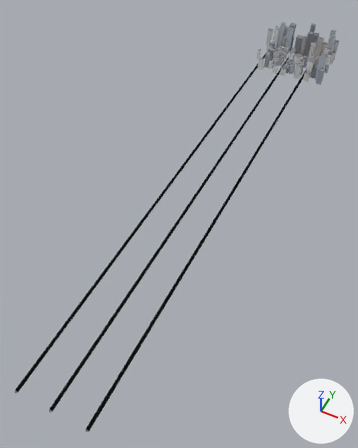
Two versions of the glTF model apps/client/public/cities/tokyo_synth/tiles/-1_-3.glb, one commit apart.
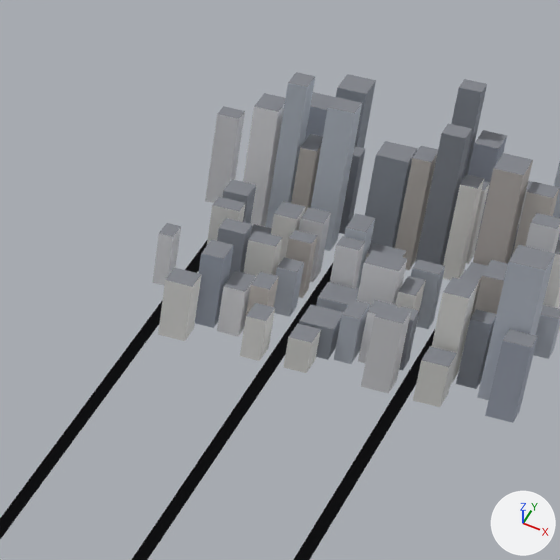
Each version appears first whole from a 50 mm camera at (210.0, -972.0, 912.0) aimed at (-185.0, -182.0, -75.0), and next in a close-up on the part from 64% to 92% of the width and 2% to 24% of the height. Every picture has the same lights, and +X, +Y and +Z are marked at lower right. The older version's two pictures come first. Vertices at exactly the same position are counted once.
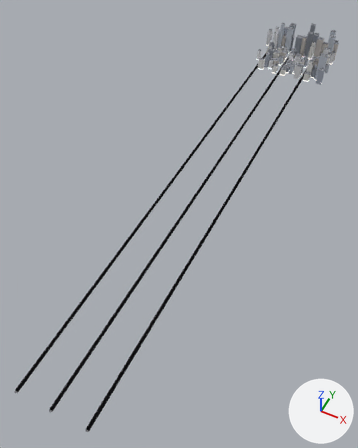
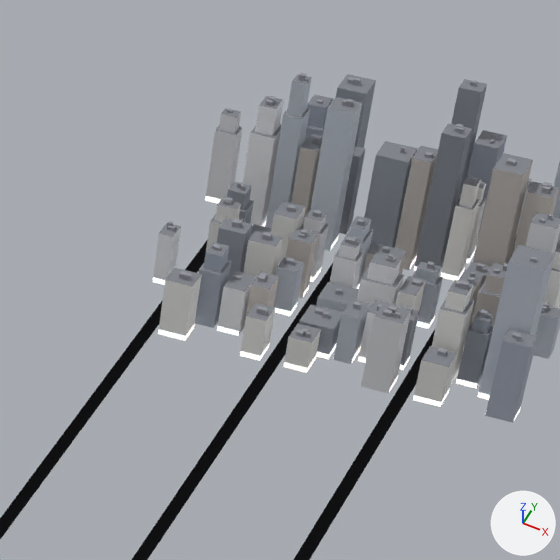
The change, as a diff of the scene's bpy script:
```diff
--- a/apps/client/public/cities/tokyo_synth/tiles/-1_-3.glb.py
+++ b/apps/client/public/cities/tokyo_synth/tiles/-1_-3.glb.py
@@ mat_shop @@
+mat_shop = bpy.data.materials.new('shop')
+mat_shop.use_nodes = True; mat_shop.node_tree.nodes.clear()
+_N = mat_shop.node_tree.nodes; _L = mat_shop.node_tree.links
+n0 = _N.new('ShaderNodeBsdfPrincipled'); n0.name = 'Principled BSDF'
+n0.inputs[28].default_value = 1.0  # 'Emission Strength'
+n1 = _N.new('ShaderNodeOutputMaterial'); n1.name = 'Material Output'
+n2 = _N.new('ShaderNodeVertexColor'); n2.name = 'Color Attribute'
+_L.new(n0.outputs[0], n1.inputs[0])  # 'BSDF' to 'Surface'
+_L.new(n2.outputs[0], n0.inputs[0])  # 'Color' to 'Base Color'
@@ me_mesh_0 @@
-me_mesh_0.from_pydata(...)  # 622 vertices, 746 faces; spans x -262.0..-13.0, y -764.0..764.0, z 0.0..100.0
+me_mesh_0.from_pydata(...)  # 2594 vertices, 2650 faces; spans x -262.0..-13.0, y -764.0..764.0, z 0.0..104.0
+# me_mesh_0 part 1: the loose piece of 8 vertices spanning x -213.0..-196.0, y 694.0..712.0, z 0.0..68.0 is copied, and the copy is scaled about its middle by (0.72, 0.72, 0.202), then moved by (0.0, 0.0, 27.0); it spans x -211.0..-199.0, y 696.0..710.0, z 54.0..68.0
+# me_mesh_0 part 2: the loose piece of 8 vertices spanning x -232.0..-217.0, y 653.0..672.0, z 0.0..81.0 is copied, and the copy is scaled about its middle by (0.72, 0.72, 0.21), then moved by (0.0, 0.0, 32.0); it spans x -230.0..-219.0, y 656.0..669.0, z 64.0..81.0
+# me_mesh_0 part 3: the loose piece of 8 vertices spanning x -232.0..-217.0, y 611.0..627.0, z 0.0..46.0 is copied, and the copy is scaled about its middle by (0.72, 0.72, 0.231), then moved by (0.0, 0.0, 18.0); it spans x -230.0..-219.0, y 613.0..625.0, z 35.0..46.0
+# me_mesh_0 part 4: the loose piece of 8 vertices spanning x -219.0..-205.0, y 535.0..552.0, z 0.0..46.0 is copied, and the copy is scaled about its middle by (0.72, 0.72, 0.231), then moved by (0.0, 0.0, 18.0); it spans x -217.0..-207.0, y 537.0..550.0, z 35.0..46.0
+# me_mesh_0 part 5: the loose piece of 8 vertices spanning x -98.0..-88.0, y 653.0..667.0, z 0.0..62.0 is copied, and the copy is scaled about its middle by (0.72, 0.72, 0.223), then moved by (0.0, 0.0, 24.0); it spans x -97.0..-89.0, y 655.0..665.0, z 48.0..62.0
+# me_mesh_0 part 6: the loose piece of 8 vertices spanning x -100.0..-88.0, y 677.0..688.0, z 0.0..49.0 is copied, and the copy is scaled about its middle by (0.72, 0.72, 0.216), then moved by (0.0, 0.0, 19.0); it spans x -98.0..-89.0, y 679.0..687.0, z 38.0..49.0
+# me_mesh_0 part 7: the loose piece of 8 vertices spanning x -152.0..-140.0, y 608.0..627.0, z 0.0..43.0 is copied, and the copy is scaled about its middle by (0.72, 0.72, 0.174), then moved by (0.0, 0.0, 18.0); it spans x -151.0..-142.0, y 611.0..624.0, z 35.0..43.0
+# me_mesh_0 part 8: the loose piece of 8 vertices spanning x -129.0..-107.0, y 568.0..584.0, z 0.0..46.0 is copied, and the copy is scaled about its middle by (0.72, 0.72, 0.231), then moved by (0.0, 0.0, 18.0); it spans x -126.0..-110.0, y 570.0..582.0, z 35.0..46.0
+# me_mesh_0 part 9: the loose piece of 8 vertices spanning x -152.0..-138.0, y 592.0..603.0, z 0.0..39.0 is copied, and the copy is scaled about its middle by (0.72, 0.72, 0.188), then moved by (0.0, 0.0, 16.0); it spans x -151.0..-140.0, y 593.0..601.0, z 32.0..39.0
+# me_mesh_0 part 10: the loose piece of 8 vertices spanning x -34.0..-20.0, y 611.0..627.0, z 0.0..55.0 is copied, and the copy is scaled about its middle by (0.72, 0.72, 0.191), then moved by (0.0, 0.0, 22.0); it spans x -32.0..-22.0, y 613.0..625.0, z 45.0..55.0
+# me_mesh_0 part 11: the loose piece of 8 vertices spanning x -59.0..-41.0, y 568.0..588.0, z 0.0..55.0 is copied, and the copy is scaled about its middle by (0.72, 0.72, 0.191), then moved by (0.0, 0.0, 22.0); it spans x -56.0..-44.0, y 570.0..585.0, z 45.0..55.0
+# me_mesh_0 part 12: the loose piece of 8 vertices spanning x -72.0..-57.0, y 534.0..552.0, z 0.0..59.0 is copied, and the copy is scaled about its middle by (0.72, 0.72, 0.181), then moved by (0.0, 0.0, 24.0); it spans x -70.0..-59.0, y 536.0..550.0, z 48.0..59.0
+# me_mesh_0 part 13: the loose piece of 8 vertices spanning x -55.0..-42.0, y 540.0..552.0, z 0.0..43.0 is copied, and the copy is scaled about its middle by (0.72, 0.72, 0.174), then moved by (0.0, 0.0, 18.0); it spans x -53.0..-44.0, y 542.0..551.0, z 35.0..43.0
+# me_mesh_0 part 14: 88 vertices moved from x -262.0..-17.0, y 534.0..712.0, z 36.0..100.0 to x -262.0..-17.0, y 534.0..712.0, z 29.0..80.0; 1796 vertices added at x -262.0..-13.0, y 511.0..713.0, z 0.0..104.0
+# other edits to the shape of me_mesh_0 do not show in these pictures
 me_mesh_0.materials.append(mat_road)
@@ me_mesh_0 @@
 me_mesh_0.materials.append(mat_roof)
+me_mesh_0.materials.append(mat_shop)
```

Where the change shows, as pixel boxes (x1, y1, x2, y2) in the close-ups (560 x 560 px):
'Mesh_0', reshaped
    before: (0, 72, 560, 560)
    after: (0, 73, 560, 560)
part 1 of me_mesh_0, added
    after: (307, 94, 333, 129)
part 2 of me_mesh_0, added
    after: (255, 96, 283, 135)
part 3 of me_mesh_0, added
    after: (227, 182, 252, 210)
part 4 of me_mesh_0, added
    after: (204, 242, 229, 272)
part 5 of me_mesh_0, added
    after: (459, 176, 481, 208)
part 6 of me_mesh_0, added
    after: (477, 182, 486, 205)
part 7 of me_mesh_0, added
    after: (348, 216, 371, 241)
part 8 of me_mesh_0, added
    after: (367, 253, 401, 284)
part 9 of me_mesh_0, added
    after: (338, 238, 361, 260)
part 10 of me_mesh_0, added (mostly hidden)
    after: (552, 247, 560, 270)
part 11 of me_mesh_0, added
    after: (483, 263, 506, 295)
part 12 of me_mesh_0, added
    after: (444, 280, 473, 312)
part 13 of me_mesh_0, added
    after: (472, 311, 493, 334)
part 14 of me_mesh_0, reshaped
    before: (202, 72, 560, 324)
    after: (152, 73, 560, 421)
